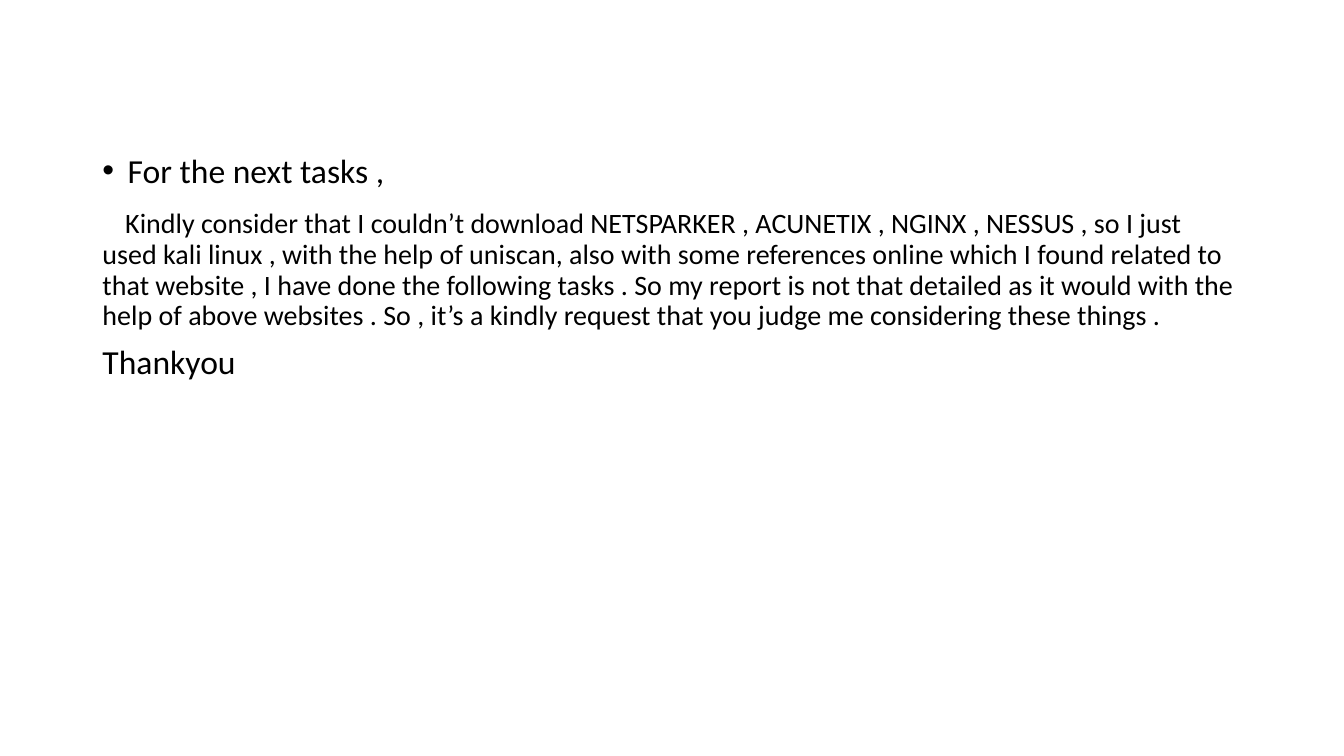
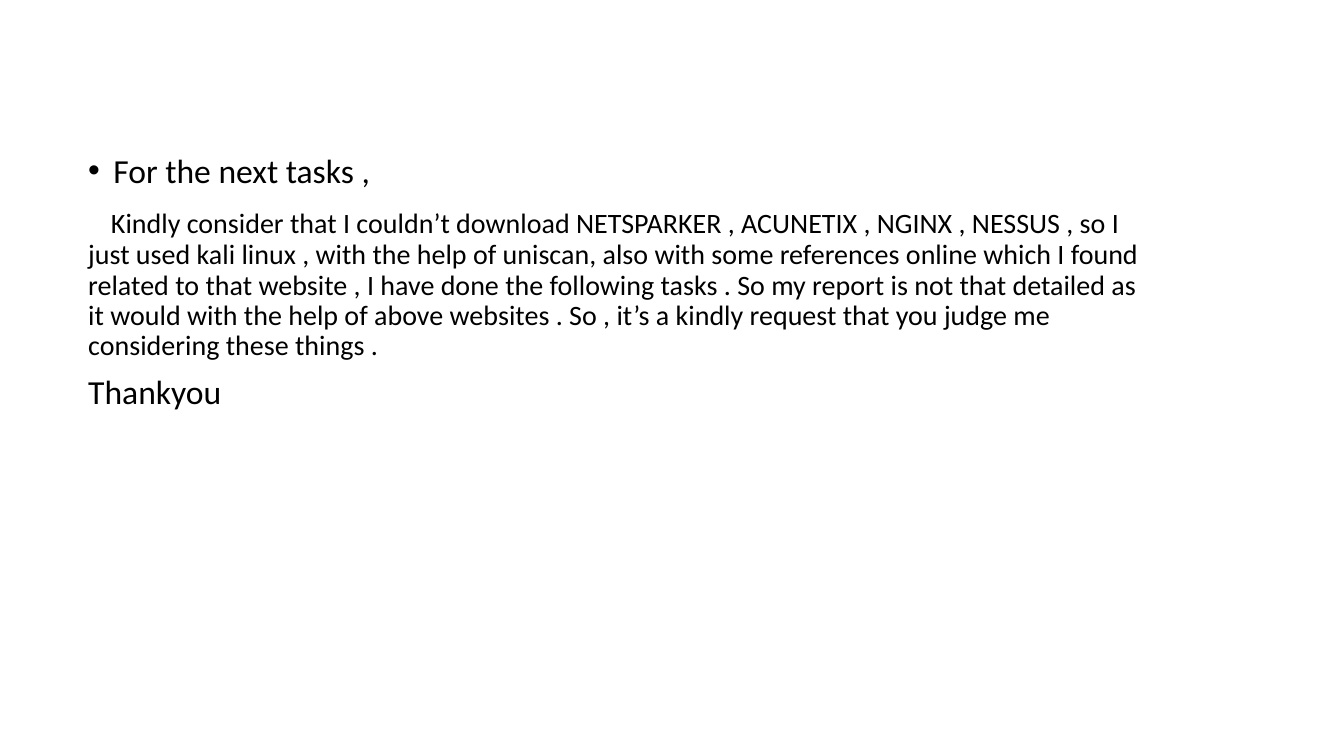
Before and after one commit to v292vib/internship-studio, a slide deck: slide 4 of INTERNSHIP STUDIO.pptx. Drawn at 1344x756 pixels with LibreOffice and Linux fonts; fonts in the diff are those of the drawing. Boxes give left, top, right and bottom in pixels: in the first picture for what was removed or moved away, otherwise in the second. Text is boxed around its words. In the diff, an @@ line names an element or a change of style, - is before the commit and + after.

```diff
--- a/INTERNSHIP STUDIO.pptx
+++ b/INTERNSHIP STUDIO.pptx
@@ text "For the next tasks ," rewrapped from [102,159,1233,380] to [88,159,1138,410] @@
```
